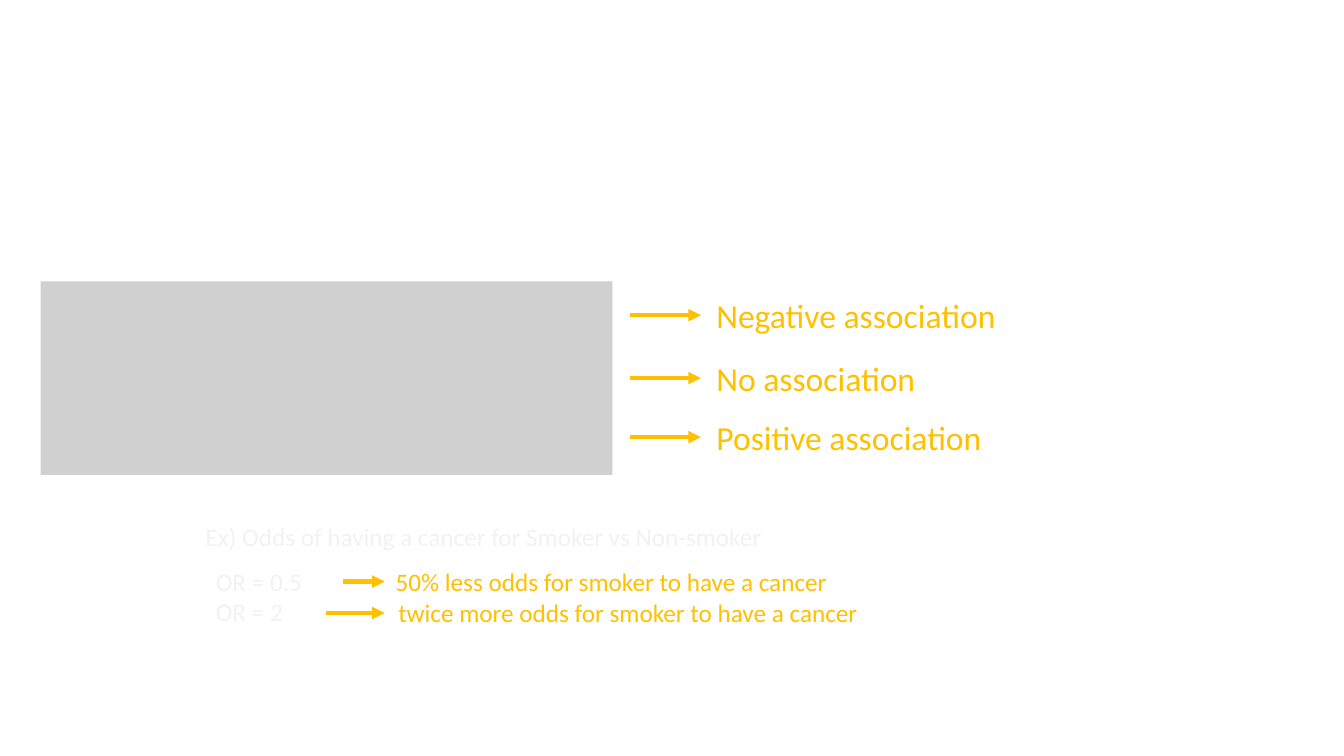
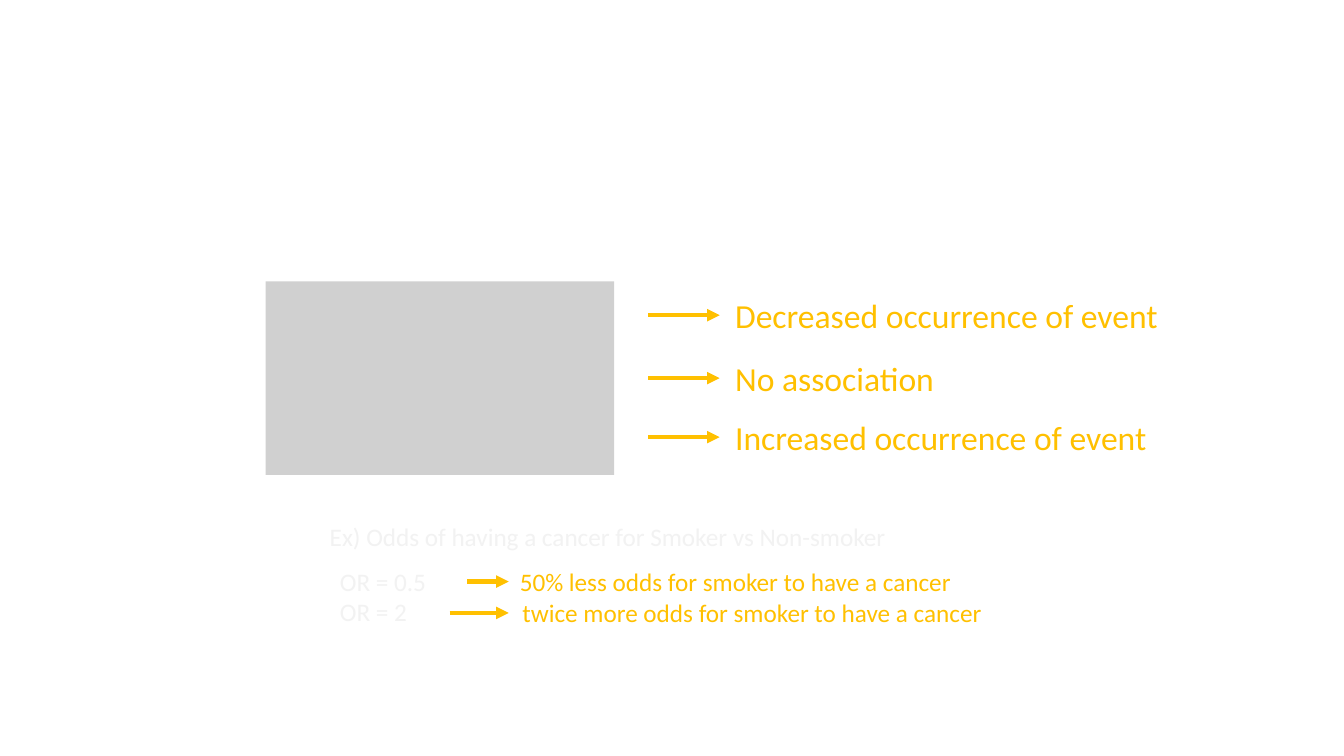
Before and after one commit to urbanbigdata/10-lecture-advanced_modeling, a slide deck: slide 6 of images/lecture_figures.pptx. Drawn at 1344x756 pixels with LibreOffice and Linux fonts; fonts in the diff are those of the drawing; grey boxes stand for pictures. Boxes give left, top, right and bottom in pixels: in the first picture for what was removed or moved away, otherwise in the second. Text is boxed around its words. In the diff, an @@ line names an element or a change of style, - is before the commit and + after.

```diff
--- a/images/lecture_figures.pptx
+++ b/images/lecture_figures.pptx
@@ picture: place and size @@
-picture at [40, 281, 612, 475]
+picture at [265, 281, 614, 475]
@@ 3 arrows, 1 text: place and size @@
-3 arrows, 1 text at [630, 316, 915, 438]
+3 arrows, 1 text at [648, 316, 934, 438]
@@ text at [735, 304, 1158, 329]: text changed @@
-Negative association
+Decreased occurrence of event
@@ text at [735, 426, 1147, 451]: text changed @@
-Positive association
+Increased occurrence of event
@@ 2 texts, 2 arrows: place and size @@
-2 texts, 2 arrows at [326, 573, 858, 623]
+2 texts, 2 arrows at [450, 573, 982, 623]
```
Also in this commit, not shown: 3 other slides changed, 5 other files.
